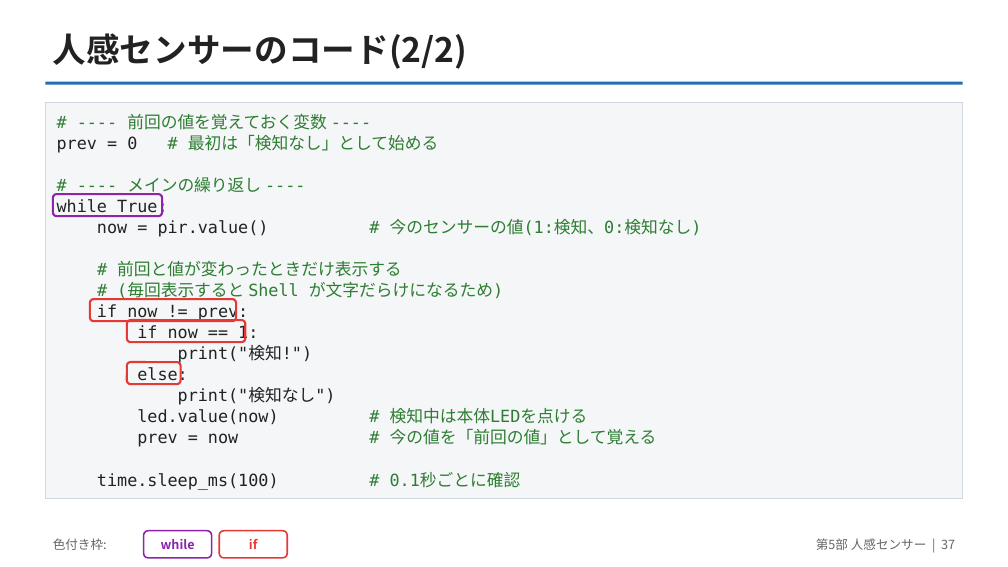
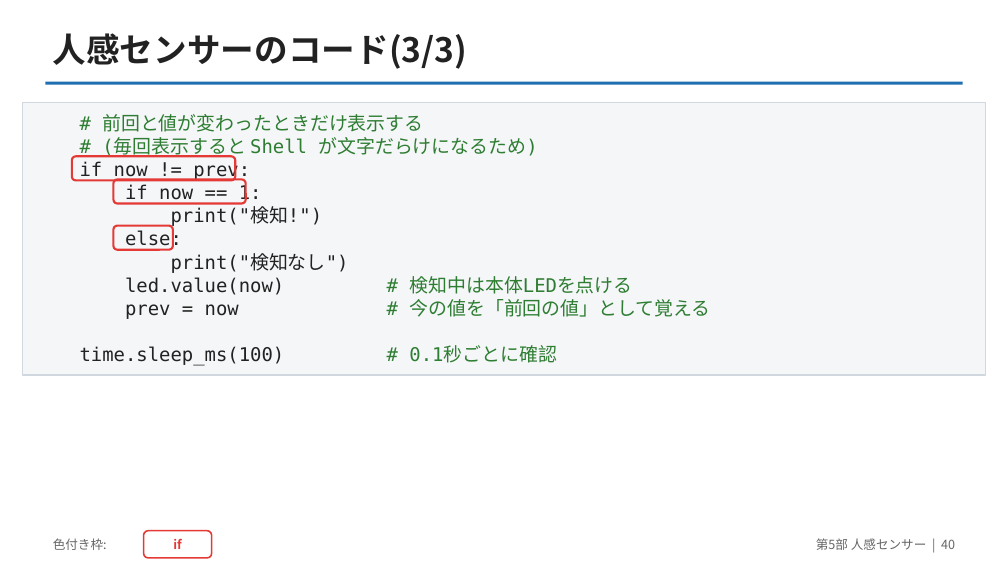
Before and after one commit to yuracode/isiot, a slide deck: slide 40 of slides/pico_sensor_intro.pptx (slide 37 before the commit). Drawn at 1008x567 pixels with LibreOffice and Linux fonts; fonts in the diff are those of the drawing. Boxes give left, top, right and bottom in pixels: in the first picture for what was removed or moved away, otherwise in the second. Text is boxed around its words. In the diff, an @@ line names an element or a change of style, - is before the commit and + after.

```diff
--- a/slides/pico_sensor_intro.pptx
+++ b/slides/pico_sensor_intro.pptx
@@ text at [53, 33, 467, 69]: text changed @@
-人感センサーのコード(2/2)
+人感センサーのコード(3/3)
@@ text "# 前回と値が変わったときだけ表示する": place and size @@
-text "# 前回と値が変わったときだけ表示する" at [57, 114, 702, 490]
+text "# 前回と値が変わったときだけ表示する" at [80, 114, 710, 366]
@@ text "# 前回と値が変わったときだけ表示する" at [80, 114, 710, 366]: size 16 to 18 pt; line spacing 20pt to 22pt @@
@@ rectangle: place and size @@
-rectangle at [45, 102, 963, 499]
+rectangle at [23, 102, 985, 375]
@@ text at [57, 114, 702, 237]: paragraphs removed @@
-# ---- 前回の値を覚えておく変数 ----
-prev = 0 # 最初は「検知なし」として始める
-# ---- メインの繰り返し ----
-while True:
-now = pir.value() # 今のセンサーの値(1:検知、0:検知なし)
@@ rounded rectangle added at [72, 157, 235, 181], outline #E53935 2 pt @@
@@ rounded rectangle: place and size @@
-rounded rectangle at [53, 194, 162, 216]
+rounded rectangle at [113, 179, 246, 203]
@@ rounded rectangle at [113, 179, 246, 203]: outline #8E24AA 2 pt to #E53935 2 pt @@
@@ rounded rectangle: place and size @@
-rounded rectangle at [90, 299, 236, 321]
+rounded rectangle at [113, 225, 173, 250]
@@ rounded rectangle removed at [127, 320, 246, 342] @@
@@ rounded rectangle removed at [127, 362, 181, 384] @@
@@ rounded rectangle "if": place and size @@
-rounded rectangle "if" at [219, 531, 287, 558]
+rounded rectangle "if" at [144, 531, 212, 558]
@@ rounded rectangle removed at [144, 531, 212, 558] @@
-while
@@ text at [816, 538, 955, 550]: text changed @@
-第5部 人感センサー | 37
+第5部 人感センサー | 40
```
Also in this commit, not shown: 27 other slides changed, 3 slides added, 2 other files.
